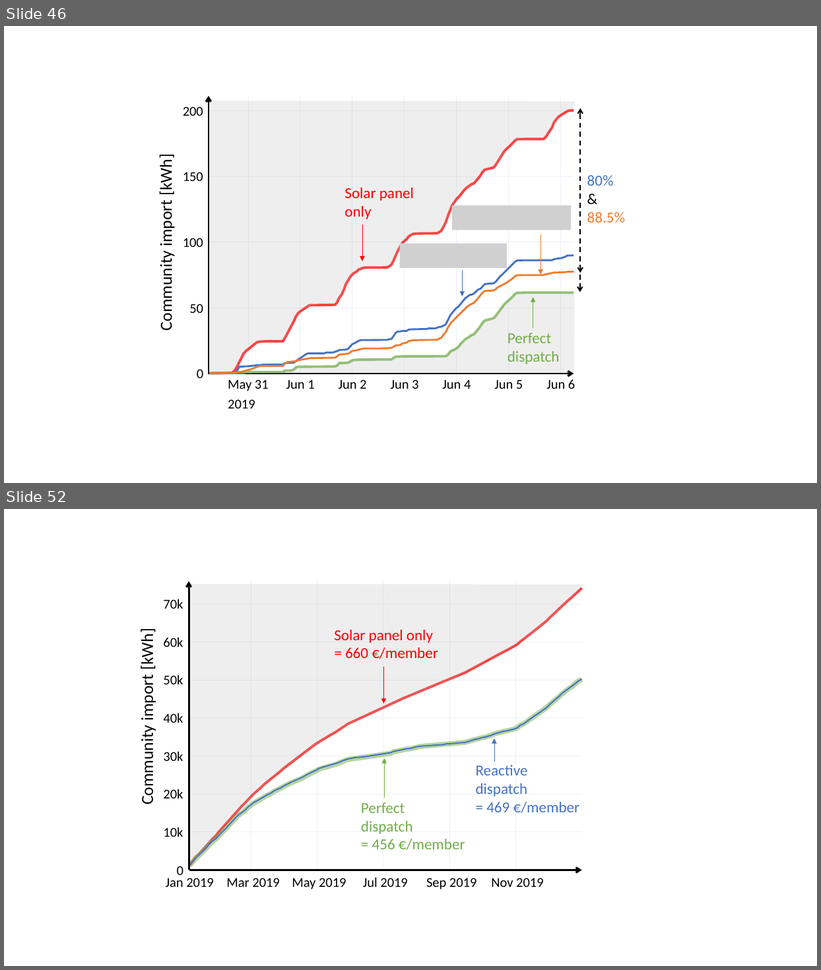
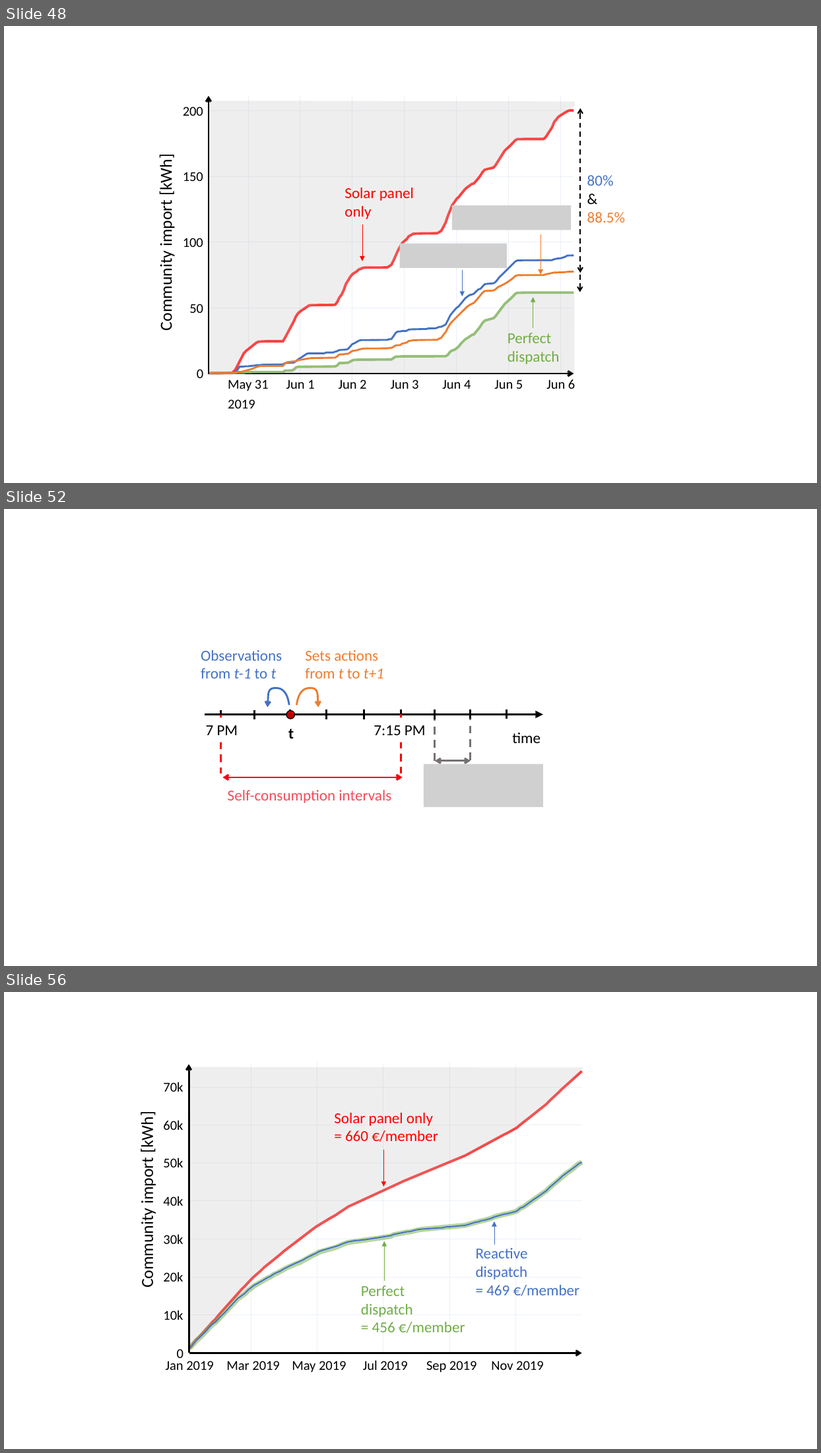
Before and after one commit to Jonathan56/supplementary_thesis, a slide deck: figures.pptx. Shown one above the other, each under a label of ours: slides 46 and 52 before the commit, slides 48, 52 and 56 after it; the slides between them are not shown. The pictures are 821x970 and 821x1453 pixels, drawn with LibreOffice and Linux fonts; fonts in the diff are those of the drawing; grey boxes stand for pictures. Boxes give left, top, right and bottom in pixels: in the first picture for what was removed or moved away, otherwise in the second. Text is boxed around its words. In the diff, an @@ line names an element or a change of style, - is before the commit and + after.

```diff
--- a/figures.pptx
+++ b/figures.pptx
@@ slide 52 added at <box>4,509,817,966</box>, background #FFFFFF @@
@@ text added at <box>201,650,282,679</box>, 18 pt, text #4472C4 @@
+Observations
+from t-1 to t
@@ text added at <box>305,650,384,679</box>, 18 pt, text #ED7D31 @@
+Sets actions
+from t to t+1
@@ freeform shape added at <box>267,689,290,707</box>, outline #4472C4 2.25 pt @@
@@ freeform shape added at <box>297,689,319,707</box>, outline #ED7D31 2.25 pt @@
@@ rectangle added at <box>200,718,249,742</box>, fill #FFFFFF, 18 pt, text #000000 @@
+7 PM
@@ arrow added from (205, 714) to (543, 714), #000000 3 pt @@
@@ line added from (221, 710) to (221, 720), #000000 2.25 pt @@
@@ line added from (221, 715) to (221, 774), #FF0000 2.25 pt dashed @@
@@ line added from (255, 710) to (255, 720), #000000 2.25 pt @@
@@ ellipse added at <box>286,711,295,720</box>, fill #C00000, outline #000000 1 pt @@
@@ line added from (290, 710) to (290, 720), #000000 2.25 pt @@
@@ line added from (327, 710) to (327, 720), #000000 2.25 pt @@
@@ line added from (364, 710) to (364, 720), #000000 2.25 pt @@
@@ rectangle added at <box>368,718,433,742</box>, fill #FFFFFF, 18 pt, text #000000 @@
+7:15 PM
@@ line added from (401, 710) to (401, 720), #000000 2.25 pt @@
@@ line added from (401, 714) to (401, 774), #FF0000 2.25 pt dashed @@
@@ line added from (435, 714) to (435, 761), #767171 2.25 pt dashed @@
@@ line added from (435, 710) to (435, 720), #000000 2.25 pt @@
@@ line added from (470, 713) to (470, 761), #767171 2.25 pt dashed @@
@@ line added from (470, 710) to (470, 719), #000000 2.25 pt @@
@@ line added from (507, 710) to (507, 719), #000000 2.25 pt @@
@@ text added at <box>288,729,294,739</box>, 18 pt, text #000000, bold @@
+t
@@ text added at <box>512,733,541,743</box>, 18 pt, text #000000 @@
+time
@@ picture added at <box>424,764,543,807</box> @@
@@ double arrow added from (435, 761) to (471, 761), #767171 2.25 pt @@
@@ double arrow added from (223, 778) to (403, 778), #FF0000 2.25 pt @@
@@ text added at <box>228,790,391,803</box>, 18 pt, text #F64B5B @@
+Self-consumption intervals
@@ what was slide 46 is now slide 48 @@
@@ what was slide 52 is now slide 56 @@
```
Also in this commit, not shown: 13 slides changed, 3 other slides added, 3 other files.
